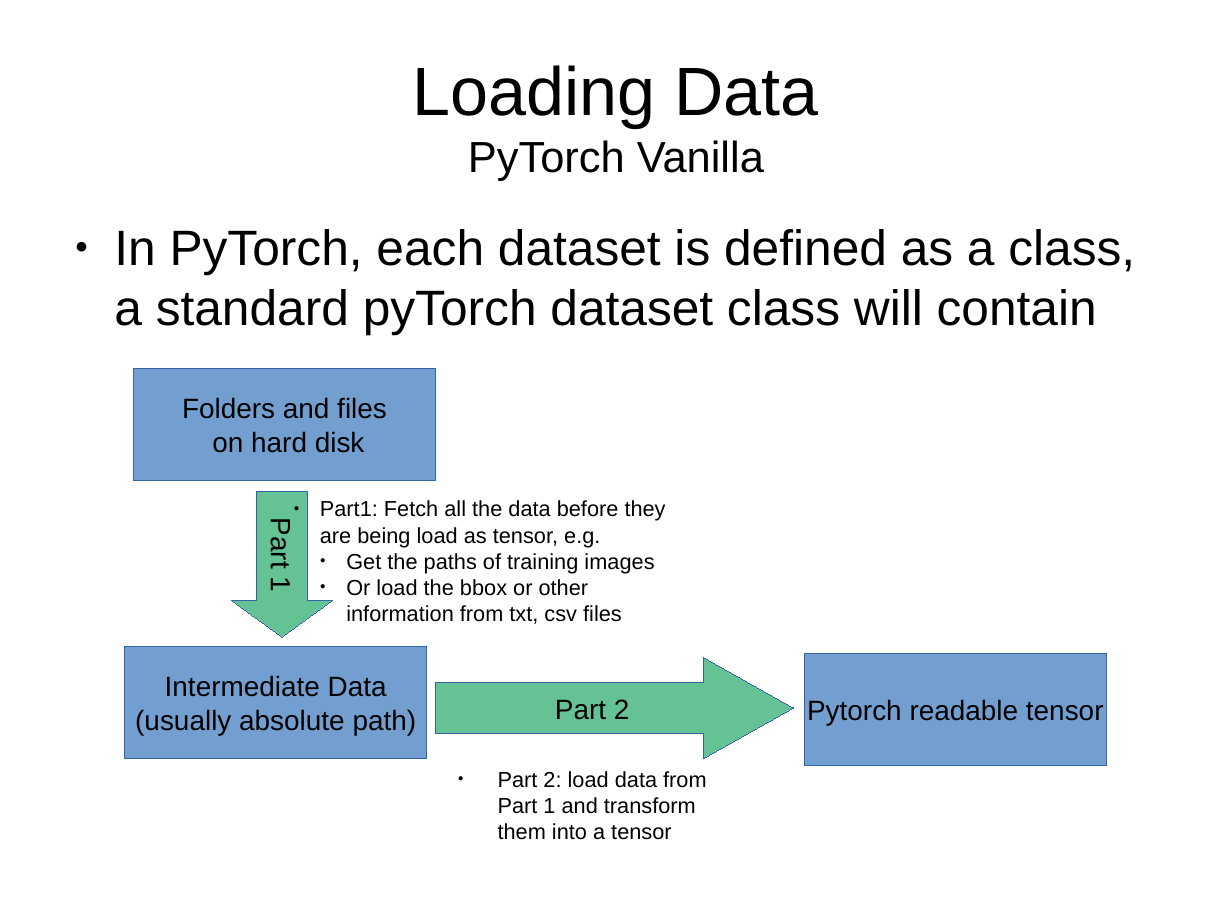
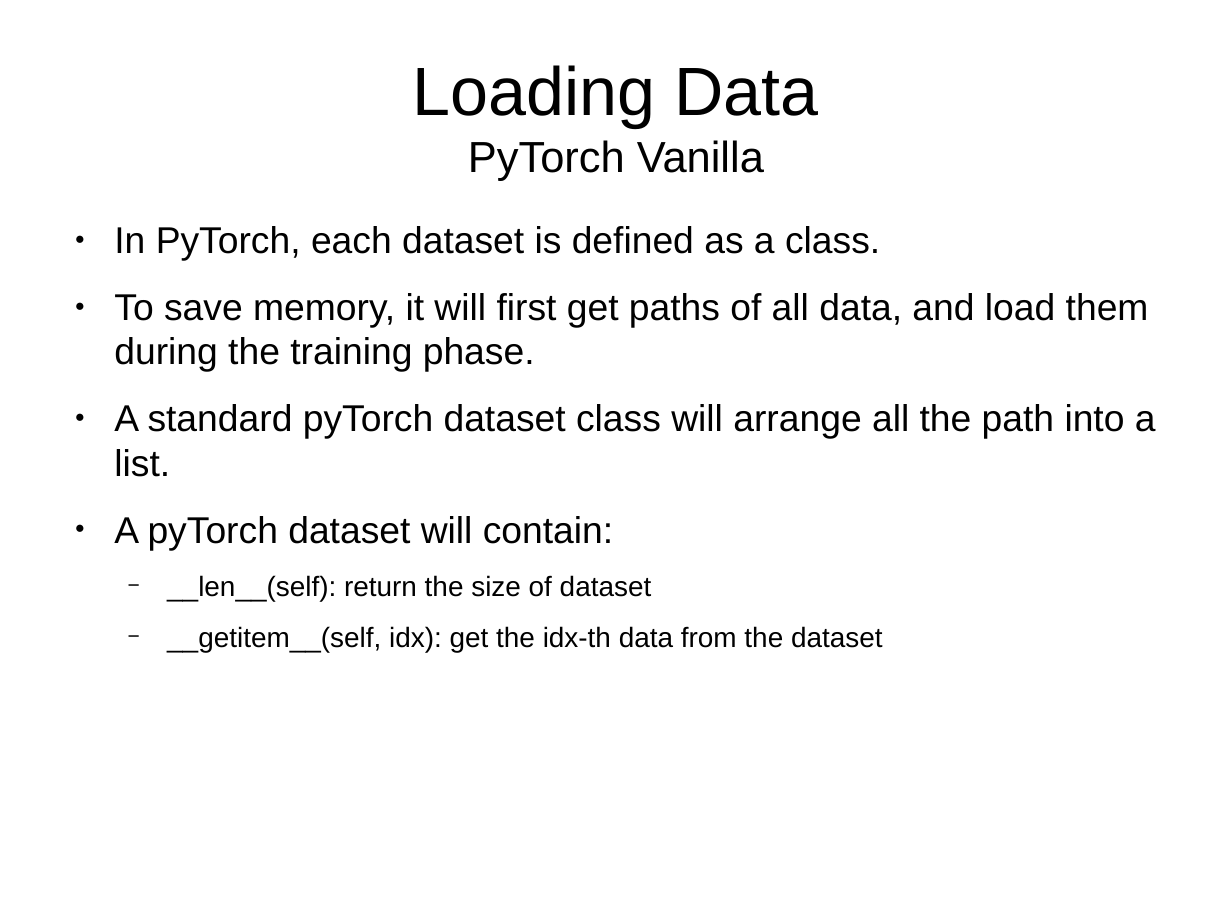
Before and after one commit to loveorchids/omni_torch, a slide deck: slide 3 of Documentations.odp. Drawn at 1232x924 pixels with LibreOffice and Linux fonts; fonts in the diff are those of the drawing. Boxes give left, top, right and bottom in pixels: in the first picture for what was removed or moved away, otherwise in the second. Text is boxed around its words. In the diff, an @@ line names an element or a change of style, - is before the commit and + after.

```diff
--- a/Documentations.odp
+++ b/Documentations.odp
@@ text at bbox=[114, 226, 1156, 652]: text changed; size 32 to 24 pt @@
-● In PyTorch, each dataset is defined as a class, a standard pyTorch dataset class will contain
+● In PyTorch, each dataset is defined as a class.
+● To save memory, it will first get paths of all data, and load them during the training phase.
+● A standard pyTorch dataset class will arrange all the path into a list.
+● A pyTorch dataset will contain:
+  − __len__(self): return the size of dataset
+  − __getitem__(self, idx): get the idx-th data from the dataset
@@ rectangle removed at bbox=[134, 369, 436, 481] @@
-Folders and files
-on hard disk
@@ right arrow removed at bbox=[231, 492, 332, 637] @@
-Part 1
@@ text removed at bbox=[320, 500, 666, 624] @@
-  ● Part1: Fetch all the data before they are being load as tensor, e.g.
-    ● Get the paths of training images
-    ● Or load the bbox or other information from txt, csv files
@@ rectangle removed at bbox=[125, 647, 427, 759] @@
-Intermediate Data
-(usually absolute path)
@@ right arrow removed at bbox=[436, 658, 794, 759] @@
-Part 2
@@ rectangle removed at bbox=[805, 654, 1107, 766] @@
-Pytorch readable tensor
@@ text removed at bbox=[498, 771, 706, 840] @@
-● Part 2: load data from Part 1 and transform them into a tensor
```
Also in this commit, not shown: 10 other slides changed, 2 slides added, 2 slides removed, 1 other file.
